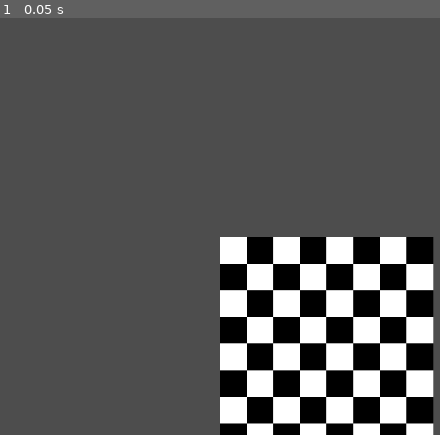
Above: before the commit, frame 1.
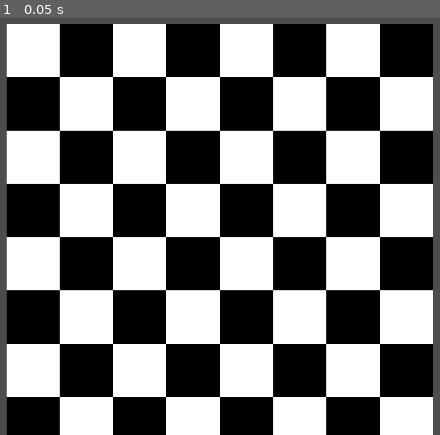
Above: after the commit, the same moment.

Repository: mrpatrick-at/Rogue-Chess
Game: Godot game, scene res://main.tscn
The game is run twice, just before and just after one commit, with the same random seed, the same clock (stepped at 60 frames per second) and the same inputs.
Inputs:
- Up to frame 1 (0.05 s): no input

The runs differ from the first frame. In frame 1, 84% of the frame differs, in the area x 1-99%, y 1-100%.

Commit message:
Retired TileMapLayer type script and moved everything to main

Diff:
--- a/autoload/Scripts.gd
+++ b/autoload/Scripts.gd
@@ -3,7 +3,8 @@
 ## consts
 const BOARD:= preload("res://chess_objects/board/main.gd")
 const BOARD_DATABASE:= preload("res://chess_objects/board/database.gd")
-const BOARD_TILEMAP:= preload("res://chess_objects/board/tilemap_layer.gd")
+
+const CAMERA2D:= preload("res://chess_systems/chess_camera/main.gd")
 ## exports
 ## public vars
 ## private vars
--- a/chess_objects/board/database.gd
+++ b/chess_objects/board/database.gd
@@ -3,21 +3,13 @@
 ## consts
 ## exports
 ## public vars
-static var TILE_DICTIONARY:Dictionary = {}
-static var TILE_BLACK:int = 0
-static var TILE_WHITE:int = 0
-static var TOTAL_TILES:int = 0
+static var TILE_DICTIONARY:Dictionary = {} # Dictionary for holding coords data
+static var TILE_BLACK:int = 0 # Black Tile Amount
+static var TILE_WHITE:int = 0 # White Tile Amount
+static var TOTAL_TILES:int = 0 # Total Tile Amount
 ## private vars
 ## onready vars
 # obj_ for node refrences
 ## built-in override methods
-
-func _ready() -> void:
-	pass
-
-func _process(_delta: float) -> void:
-	pass
-
 ## public methods
-
 ## private methods
--- a/chess_objects/board/main.gd
+++ b/chess_objects/board/main.gd
@@ -3,28 +3,74 @@
 ## consts
 ## exports
 ## public vars
-var tilemap_layer: = load("res://chess_objects/board/tilemap_layer.gd")
 ## private vars
 ## onready vars
+@onready var tilemap_layer: TileMapLayer = $TileMapLayer
 # obj_ for node refrences
 ## built-in override methods
 
 func _ready() -> void:
+	build_board(9,9)
 	pass
 func _process(_delta: float) -> void:
 	pass
 
 ## public methods
 
-#func build_board() -> void:
-	#var source_id:int = 0
-	#for x in range(1,9):
-		#for y in range(1,9):
-			#Scripts.BOARD_TILEMAP.calculate_tile_color(x,y)
-			##Scripts.BOARD_TILEMAP.
-			#var atlas_coords:Vector2i = Vector2i(Scripts.BOARD_DATABASE.TILE_DICTIONARY.get(Vector2i(x,y)),0) # White: 0,0 ; Black: 1,0 ; Selection_Sprite: 2,0 ;
-			#var coords:Vector2i = Vector2i(x,y) # Black bottom left is 1,1
-			#tilemap_layer.in
-			#tilemap_instance.create_board_cells(coords,source_id,atlas_coords)
+func build_board(x_range:int,y_range:int) -> void: # Remember y_range needs to be +1 bc it stops 1 before
+	for x in range(1,x_range):
+		for y in range(1,y_range):
+			var coords:Vector2i = Vector2i(x,y)
+			if !Scripts.BOARD_DATABASE.TILE_DICTIONARY.has(coords):
+				calculate_tile_color(coords)
+				var source_id:int = 0 # Value Controls Layer of which board is rendered at. Can be used to overlay multiple Layers
+				create_board_cells(source_id,coords)
+	center_tilemap(x_range,y_range)
+
+static func calculate_tile_color(coords:Vector2i) -> void:
+	var int_x:int = 0 # Check if x is odd or even
+	if (coords.x & 1) == 0:
+		int_x += 2
+	if (coords.x & 1) == 1:
+		int_x += 1
+
+	var int_y:int = 0 # Check if y is odd or even
+	if (coords.y & 1) == 0:
+		int_y += 2
+	if (coords.y & 1) == 1:
+		int_y += 1
+
+	var colour_of_tile:String = "unkown"
+	var same_or_diffrent:int = 0
+
+	if int_x == 2 and int_y == 2 or int_x == 1 and int_y == 1:
+		same_or_diffrent = 1
+	else:
+		same_or_diffrent = 2
+
+	if same_or_diffrent == 1: # Values same = black tile
+		Scripts.BOARD_DATABASE.TILE_BLACK += 1
+		Scripts.BOARD_DATABASE.TILE_DICTIONARY.get_or_add(coords,{"colour":1,"test":"gay"})
+		colour_of_tile = "White"
+
+	if same_or_diffrent == 2: # values diffrent = white tile
+		Scripts.BOARD_DATABASE.TILE_WHITE += 1
+		Scripts.BOARD_DATABASE.TILE_DICTIONARY.get_or_add(coords,{"colour":2,"test":"gay"})
+		colour_of_tile = "Black"
+
+	Scripts.BOARD_DATABASE.TOTAL_TILES = Scripts.BOARD_DATABASE.TILE_BLACK + Scripts.BOARD_DATABASE.TILE_WHITE # Total Ints (Should be 64 for Chess board)
+	print(colour_of_tile," Tile Found at: ",coords," ; Now there is ",Scripts.BOARD_DATABASE.TOTAL_TILES,"/64 Total Tiles!")
+	return
+
+func create_board_cells(source_id:int,coords:Vector2i) -> void:
+	var atlas_coords:Vector2i = Vector2i(Scripts.BOARD_DATABASE.TILE_DICTIONARY[coords]["colour"],0) # Blank: 0,0 ; White: 1,0 ; Black: 2,0 ; Selection_Sprite: 3,0 ;
+	tilemap_layer.set_cell(coords,source_id,atlas_coords,source_id)
+
+func center_tilemap(x_range:int,y_range:int) -> void:
+	position.x = ((x_range * 128.0) / 2.0 ) * -1.0
+	position.y = ((y_range * 128.0) / 2.0 ) * -1.0
+	print("Tile Map Centered to: ",position.x," , ",position.y,"!")
+## private methods
+
 
 ## private methods
--- a/chess_objects/board/main.tscn
+++ b/chess_objects/board/main.tscn
@@ -1,7 +1,6 @@
 [gd_scene format=3 uid="uid://c5k24k716nlpc"]
 
 [ext_resource type="Script" uid="uid://ci7yr8f2qu242" path="res://chess_objects/board/main.gd" id="1_k1o7p"]
-[ext_resource type="Script" uid="uid://d6gqa3uon2ku" path="res://chess_objects/board/tilemap_layer.gd" id="1_tlfnf"]
 [ext_resource type="Texture2D" uid="uid://dgi5v85i8u6ho" path="res://chess_objects/board/tiles_merged.png" id="5_6gu3b"]
 
 [sub_resource type="TileSetAtlasSource" id="TileSetAtlasSource_aeyft"]
@@ -19,14 +18,6 @@
 [node name="Main" type="Node2D" unique_id=591363710]
 script = ExtResource("1_k1o7p")
 
-[node name="TileMapLayers" type="Node2D" parent="." unique_id=264076177]
-
-[node name="TileMapLayer" type="TileMapLayer" parent="TileMapLayers" unique_id=441685764]
-top_level = true
+[node name="TileMapLayer" type="TileMapLayer" parent="." unique_id=441685764]
 tile_set = SubResource("TileSet_tlfnf")
 rendering_quadrant_size = 128
-script = ExtResource("1_tlfnf")
-
-[node name="Camera2D" type="Camera2D" parent="." unique_id=447176981]
-top_level = true
-zoom = Vector2(0.5, 0.5)
--- a/chess_objects/board/tilemap_layer.gd
+++ /dev/null
@@ -1,67 +0,0 @@
-extends TileMapLayer
-## enums
-## consts
-## exports
-## public vars
-## private vars
-## onready vars
-# obj_ for node refrences
-## built-in override methods
-
-func _ready() -> void:
-	build_board(9,9)
-	pass
-
-func _process(_delta: float) -> void:
-	pass
-
-## public methods
-
-func build_board(x_range:int,y_range:int) -> void: # Remember y_range needs to be +1 bc it stops 1 before
-	for x in range(1,x_range):
-		for y in range(1,y_range):
-			var coords:Vector2i = Vector2i(x,y)
-			if !Scripts.BOARD_DATABASE.TILE_DICTIONARY.has(coords):
-				calculate_tile_color(coords)
-				var source_id:int = 0 # Value Controls Layer of which board is rendered at. Can be used to overlay multiple Layers
-				create_board_cells(source_id,coords)
-
-static func calculate_tile_color(coords:Vector2i) -> void:
-	var int_x:int = 0 # Check if x is odd or even
-	if (coords.x & 1) == 0:
-		int_x += 2
-	if (coords.x & 1) == 1:
-		int_x += 1
-
-	var int_y:int = 0 # Check if y is odd or even
-	if (coords.y & 1) == 0:
-		int_y += 2
-	if (coords.y & 1) == 1:
-		int_y += 1
-
-	var colour_of_tile:String = "unkown"
-	var same_or_diffrent:int = 0
-
-	if int_x == 2 and int_y == 2 or int_x == 1 and int_y == 1:
-		same_or_diffrent = 1
-	else:
-		same_or_diffrent = 2
-
-	if same_or_diffrent == 1: # Values same = black tile
-		Scripts.BOARD_DATABASE.TILE_BLACK += 1
-		Scripts.BOARD_DATABASE.TILE_DICTIONARY.get_or_add(coords,{"colour":1,"test":"gay"})
-		colour_of_tile = "White"
-
-	if same_or_diffrent == 2: # values diffrent = white tile
-		Scripts.BOARD_DATABASE.TILE_WHITE += 1
-		Scripts.BOARD_DATABASE.TILE_DICTIONARY.get_or_add(coords,{"colour":2,"test":"gay"})
-		colour_of_tile = "Black"
-
-	Scripts.BOARD_DATABASE.TOTAL_TILES = Scripts.BOARD_DATABASE.TILE_BLACK + Scripts.BOARD_DATABASE.TILE_WHITE # Total Ints (Should be 64 for Chess board)
-	print(colour_of_tile," Tile Found at: ",coords," ; Now there is ",Scripts.BOARD_DATABASE.TOTAL_TILES,"/64 tiles!")
-	return
-
-func create_board_cells(source_id:int,coords:Vector2i) -> void:
-	var atlas_coords:Vector2i = Vector2i(Scripts.BOARD_DATABASE.TILE_DICTIONARY[coords]["colour"],0) # Blank: 0,0 ; White: 1,0 ; Black: 2,0 ; Selection_Sprite: 3,0 ;
-	set_cell(coords,source_id,atlas_coords,source_id)
-## private methods
--- a/chess_objects/units/pawn/main.gd
+++ b/chess_objects/units/pawn/main.gd
@@ -16,4 +16,5 @@
 
 ## public methods
 
+
 ## private methods
--- a/chess_systems/chess_camera/main.gd
+++ b/chess_systems/chess_camera/main.gd
@@ -1,4 +1,4 @@
-extends RefCounted
+extends Camera2D
 ## enums
 ## consts
 ## exports
@@ -16,4 +16,7 @@
 
 ## public methods
 
+static func move_camera() -> void:
+	print("Camera Move Requested")
+
 ## private methods
--- /dev/null
+++ b/chess_systems/chess_camera/main.tscn
@@ -0,0 +1,8 @@
+[gd_scene format=3 uid="uid://bhrs8mk8wpl2x"]
+
+[ext_resource type="Script" uid="uid://dfcemd6356nld" path="res://chess_systems/chess_camera/main.gd" id="1_w3ayw"]
+
+[node name="Main" type="Node2D" unique_id=929609471]
+
+[node name="Camera2D" type="Camera2D" parent="." unique_id=494723203]
+script = ExtResource("1_w3ayw")
--- a/chess_systems/chess_player/main.gd
+++ b/chess_systems/chess_player/main.gd
@@ -16,7 +16,7 @@
 
 ## public methods
 
-#Input.is_action_pressed(&""):
-
+static func get_mouse_position():
+	Camera2D
 
 ## private methods
--- a/main.tscn
+++ b/main.tscn
@@ -3,6 +3,7 @@
 [ext_resource type="Script" uid="uid://dvsjgyqqfk2v8" path="res://main.gd" id="1_h2yge"]
 [ext_resource type="PackedScene" uid="uid://bmh7qr1b7ei8l" path="res://chess_objects/units/pawn/main.tscn" id="1_ig7tw"]
 [ext_resource type="PackedScene" uid="uid://c5k24k716nlpc" path="res://chess_objects/board/main.tscn" id="2_0xm2m"]
+[ext_resource type="PackedScene" uid="uid://bhrs8mk8wpl2x" path="res://chess_systems/chess_camera/main.tscn" id="4_1bvp3"]
 
 [sub_resource type="PlaneMesh" id="PlaneMesh_7dm0k"]
 size = Vector2(250, 250)
@@ -36,6 +37,6 @@
 [node name="Pawn05" parent="ChessWorld3D/Units" unique_id=1271170458 instance=ExtResource("1_ig7tw")]
 transform = Transform3D(1, 0, 0, 0, 1, 0, 0, 0, 1, 10.554592, 3.8146973e-06, 10.082727)
 
-[node name="Node2D" parent="ChessWorld3D" unique_id=591363710 instance=ExtResource("2_0xm2m")]
+[node name="ChessBoard" parent="ChessWorld3D" unique_id=700767895 instance=ExtResource("2_0xm2m")]
 
-[node name="Main" parent="ChessWorld3D/Node2D" unique_id=700767895 instance=ExtResource("2_0xm2m")]
+[node name="Camera2D" parent="ChessWorld3D" unique_id=494723203 instance=ExtResource("4_1bvp3")]
Not shown, removed: chess_objects/board/tilemap_layer.gd.uid
